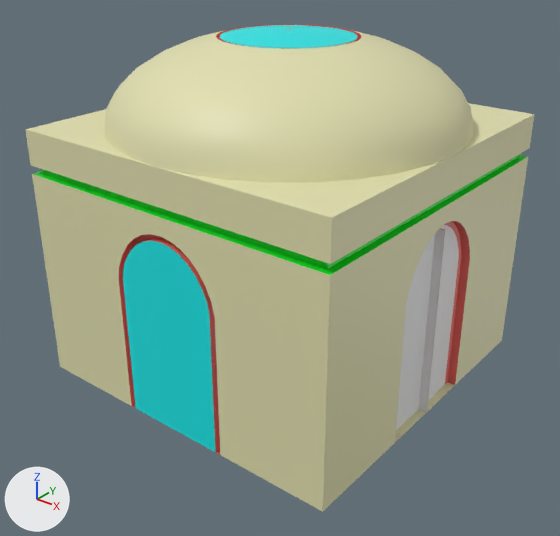
Before and after pictures for a commit that changed the FBX model Assets/BlenderModels/room.fbx.
One viewpoint serves both versions: a 50 mm camera at (5.2, -6.64, 5.29) aimed at (0.12, -0.3, 1.35). Lighting does not change. The marker at lower left points along +X, +Y and +Z. Where no turn or scale is listed for an object, it has been applied to the vertices.

Objects in the first picture: 'Roof', 'Walls'.
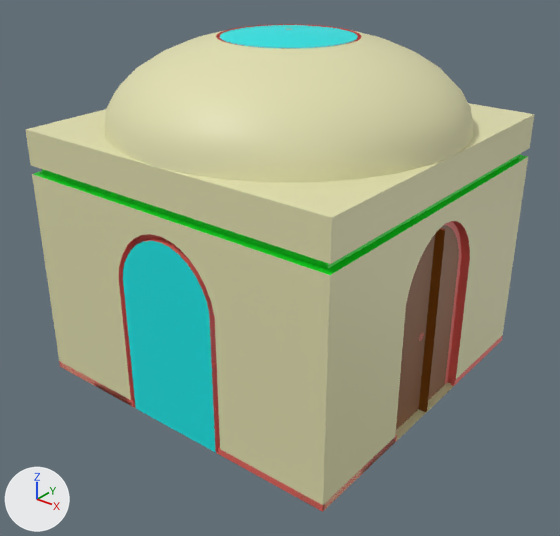
Commit message: Improved Room 1

Pixel boxes (x1, y1, x2, y2) of what changed, in the pictures (560 x 536 px):
'Walls', recoloured (white to brown)
    both: (59, 221, 503, 512)
part 1 of me_plane_003, added (red)
    after: (218, 435, 397, 512)
part 2 of me_plane_003, added
    after: (59, 361, 135, 407)
part 3 of me_plane_003, added
    after: (451, 335, 503, 386)

What changed in the scene script:
```text
Change mat_door:
    mat_door.base_color: (0.8, 0.8, 0.8) -> (0.227, 0.0708, 0.0)  # white #e7e7e7 -> brown #834b00
Change me_plane_003:
    used by ob_walls; location = (0.0, 0.0, 0.0)
    remove me_plane_003.from_pydata(...)  # 480 vertices, 434 faces; spans x -2.0..2.0, y -2.0..2.0, z 0.0..3.0
    add me_plane_003.from_pydata(...)  # 792 vertices, 774 faces; spans x -2.0..2.0, y -2.0..2.0, z 0.0..3.0
    me_plane_003 part 1: a new loose piece of 25 vertices spanning x 0.66..2.0, y -2.0..-0.66, z 0.0..0.08, in mat_frame (red #e7655c)
    me_plane_003 part 2: a new loose piece of 25 vertices spanning x -2.0..-0.66, y -2.0..-0.66, z 0.0..0.08, in mat_frame (red #e7655c)
    me_plane_003 part 3: a new loose piece of 25 vertices spanning x 0.66..2.0, y 0.66..2.0, z 0.0..0.08, in mat_frame (red #e7655c)
```
